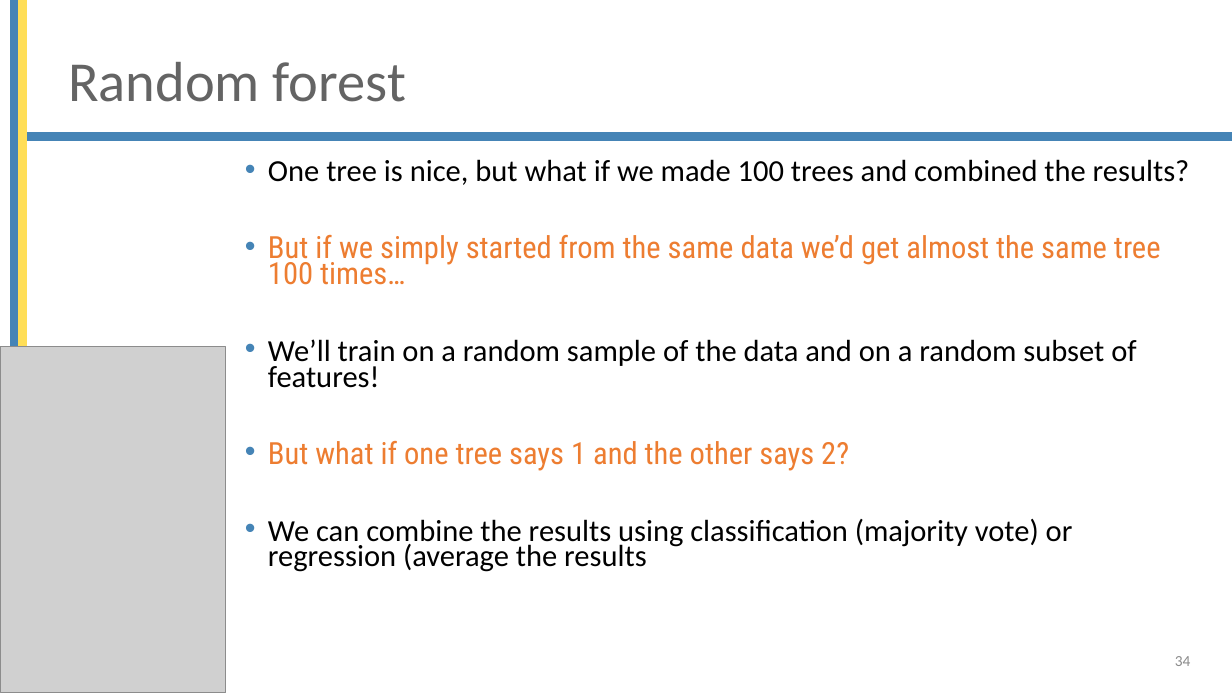
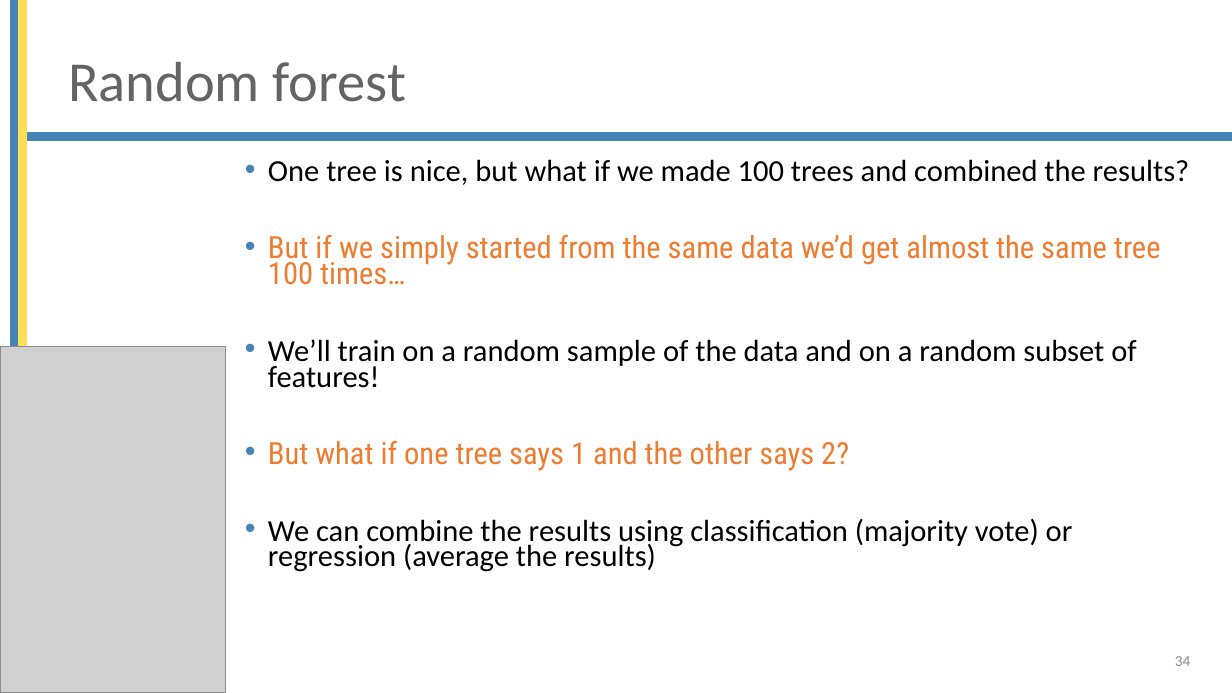
Before and after one commit to mjochen/Cello_AI, a slide deck: slide 34 of ppts/6 - Models.pptx. Drawn at 1232x693 pixels with LibreOffice and Linux fonts; fonts in the diff are those of the drawing; grey boxes stand for pictures; background and template pictures are left out. Boxes give left, top, right and bottom in pixels: in the first picture for what was removed or moved away, otherwise in the second. Text is boxed around its words. In the diff, an @@ line names an element or a change of style, - is before the commit and + after.

```diff
--- a/ppts/6 - Models.pptx
+++ b/ppts/6 - Models.pptx
@@ text at box(268, 519, 1073, 572): text changed @@
-• We can combine the results using classification (majority vote) or regression (average the results
+• We can combine the results using classification (majority vote) or regression (average the results)
```
Also in this commit, not shown: 4 other slides changed, 5 other files.
